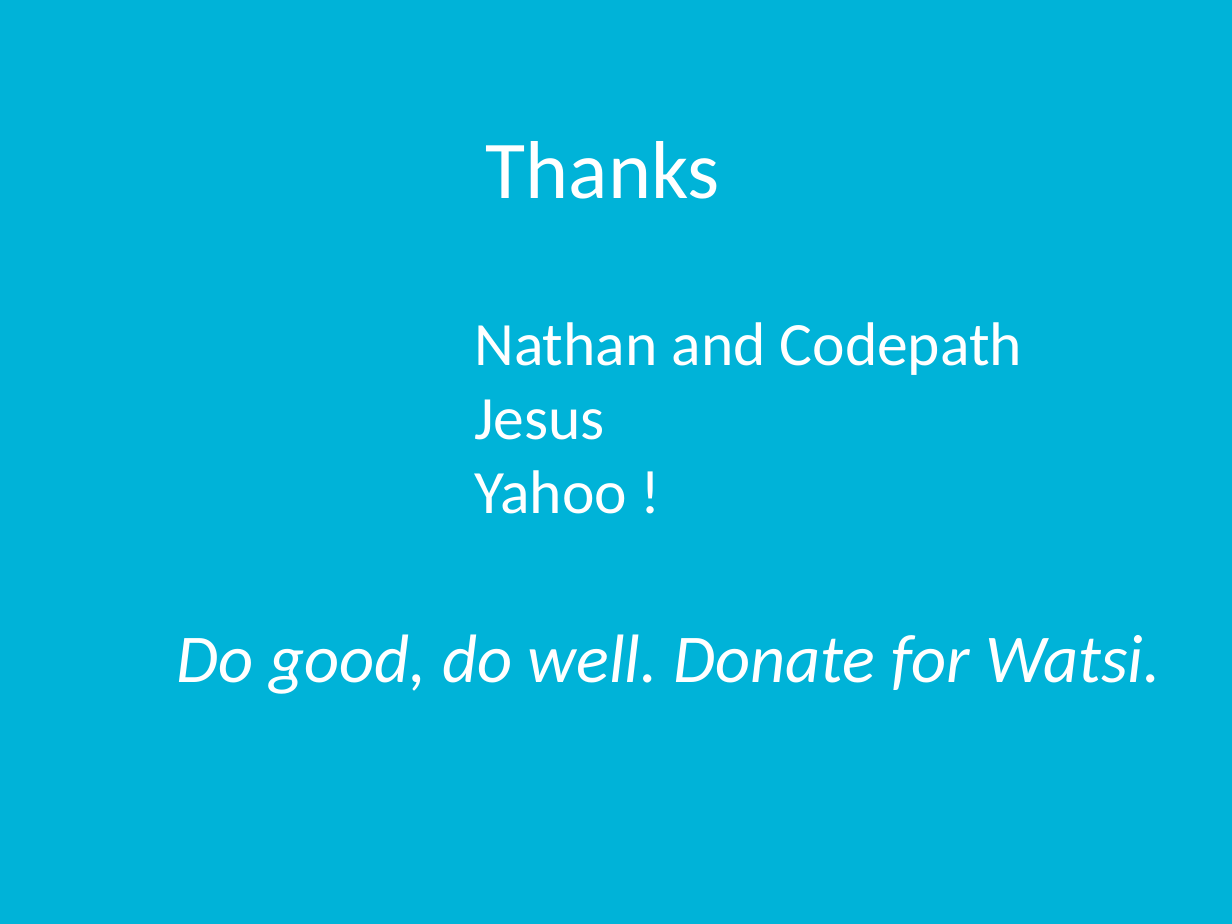
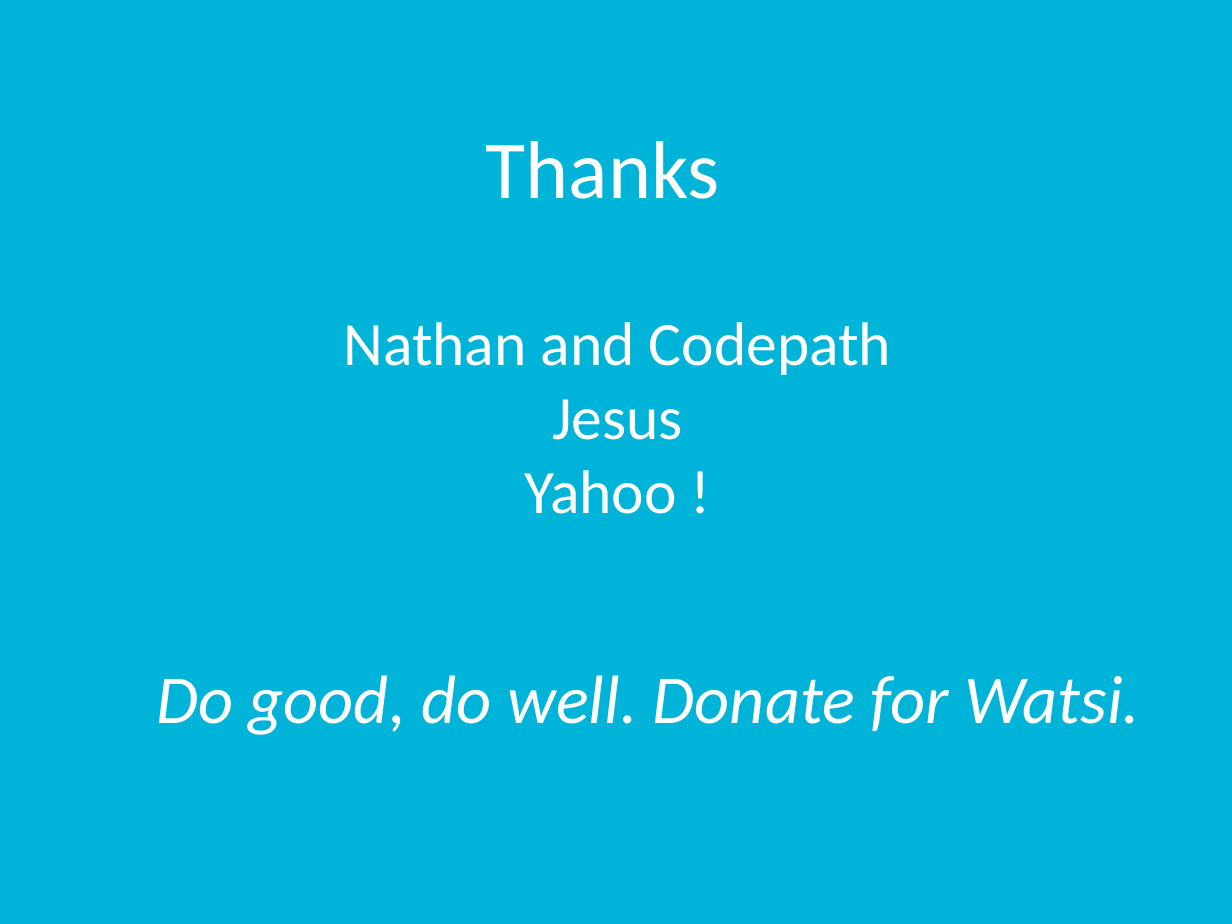
Before and after one commit to rutvijkumarshah/WatsiAndroidApp, a slide deck: slide 10 of docs/groupProject.pptx. Drawn at 1232x924 pixels with LibreOffice and Linux fonts; fonts in the diff are those of the drawing. Boxes give left, top, right and bottom in pixels: in the first picture for what was removed or moved away, otherwise in the second. Text is boxed around its words. In the diff, an @@ line names an element or a change of style, - is before the commit and + after.

```diff
--- a/docs/groupProject.pptx
+++ b/docs/groupProject.pptx
@@ text "Nathan and Codepath Jesus": place and size @@
-text "Nathan and Codepath Jesus" at [474, 322, 1022, 514]
+text "Nathan and Codepath Jesus" at [343, 322, 891, 514]
@@ text "Nathan and Codepath Jesus" at [343, 322, 891, 514]: alignment left to centre @@
@@ title "Do good, do well. Donate ...": place and size @@
-title "Do good, do well. Donate ..." at [177, 634, 1161, 694]
+title "Do good, do well. Donate ..." at [156, 675, 1140, 735]
```
Also in this commit, not shown: 1 other slide changed.
